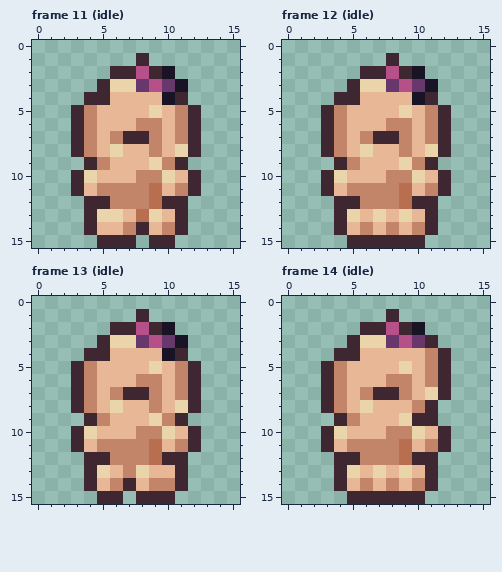
Pixel-art file -- art/minis/dog-pierre@50.aseprite. Above, as it was before the edit.
16x16 pixels, 18 frames. Shown: frame 11 (idle), frame 12 (idle), frame 13 (idle), frame 14 (idle). The commit also changed other frames, which this record leaves out.
And afterwards:
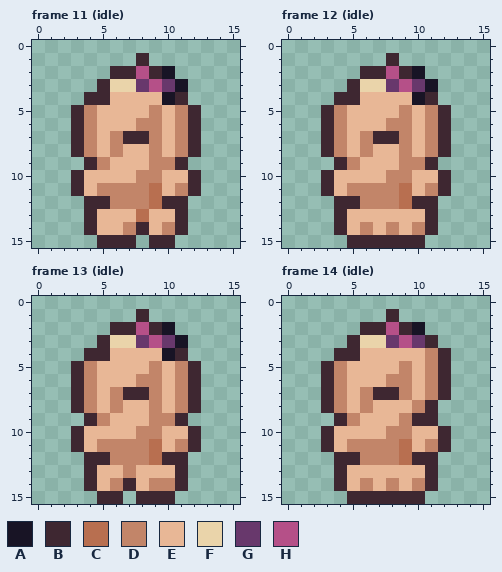
Palette (. is transparent): A #181425  B #3e2731  C #b86f50  D #c28569  E #e8b796  F #ead4aa  G #68386c  H #b55088
Change:
Changed rows in their new state; - is an unchanged pixel.
Frame 11 (idle):
first column x 4:
 5 -----D--
 8 --D----D
 9 -----D--
10 E-----E-
13 -EE--E--
Frame 12 (idle):
first column x 4:
 5 -----D--
 8 --D----D
 9 -----D--
10 E-----E-
13 -E-E-E--
Frame 13 (idle):
first column x 4:
 5 -----D--
 8 --D----D
 9 -----D--
10 E-----E-
13 -E--E---
Frame 14 (idle):
first column x 4:
 5 -----D--
 7 -------D
 8 --D-----
 9 -----D--
10 E-----E-
13 -E-E-E--
Boxes around the changes in both pictures, in picture pixels (x1, y1, x2, y2):
changed: (84, 105, 188, 222)
changed: (334, 105, 438, 222)
changed: (84, 361, 188, 478)
changed: (334, 361, 438, 478)
